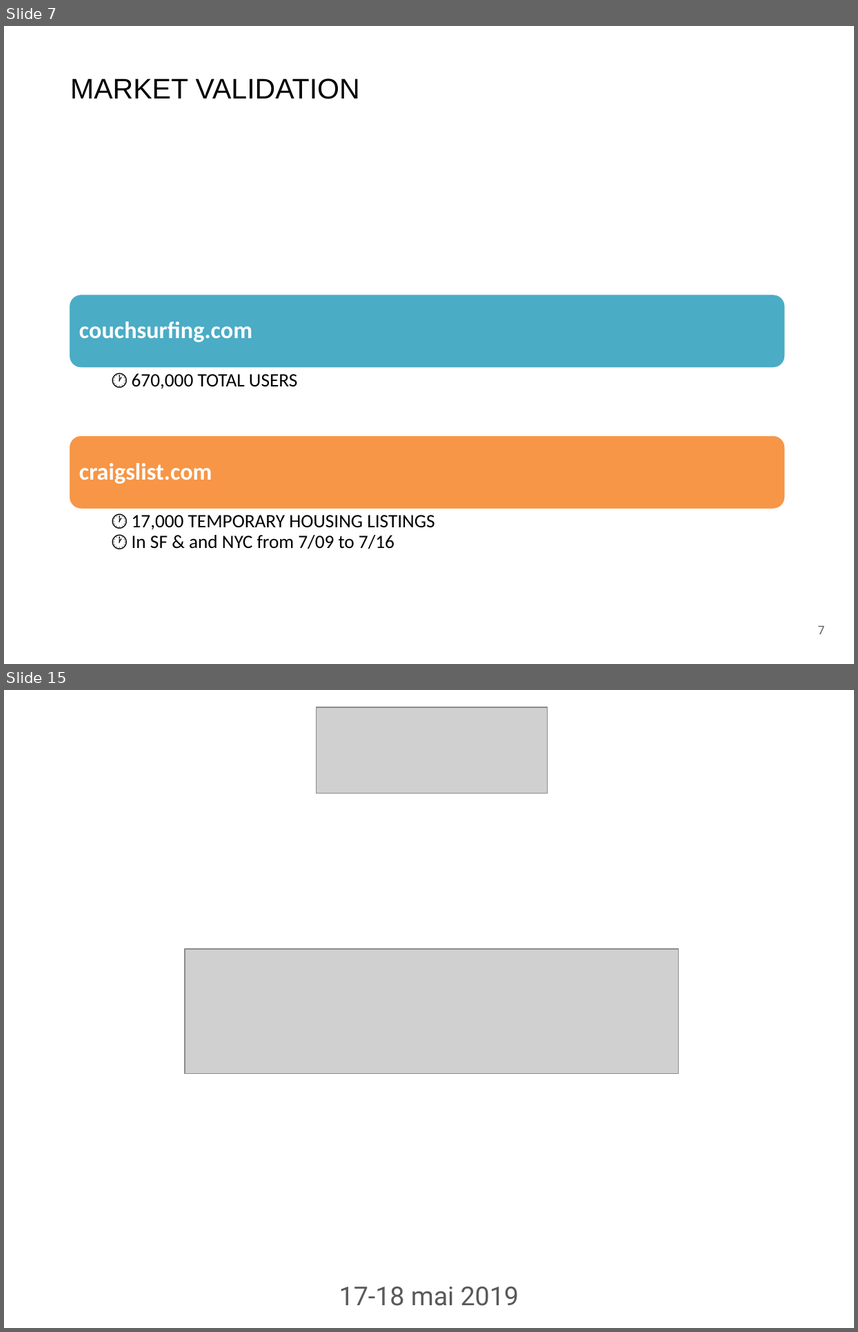
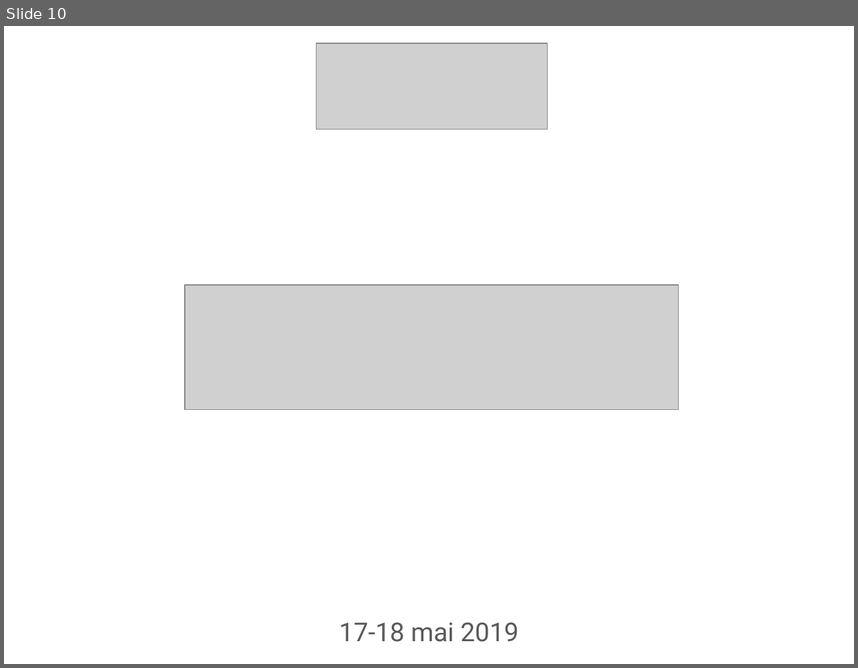
Before and after one commit to giodemaio/hackathonGM, a slide deck: GM IT Hackathon PITCH Doc Time.pptx. Shown one above the other, each under a label of ours: slides 7 and 15 before the commit, slide 10 after it; the slides between them are not shown. The pictures are 858x1332 and 858x668 pixels, drawn with LibreOffice and Linux fonts; fonts in the diff are those of the drawing; grey boxes stand for pictures; background and template pictures are left out. Boxes give left, top, right and bottom in pixels: in the first picture for what was removed or moved away, otherwise in the second. Text is boxed around its words. In the diff, an @@ line names an element or a change of style, - is before the commit and + after.

```diff
--- a/GM IT Hackathon PITCH Doc Time.pptx
+++ b/GM IT Hackathon PITCH Doc Time.pptx
@@ slide 7 removed at (x1=4, y1=26, x2=854, y2=664), background picture (left out) @@
@@ text removed at (x1=70, y1=78, x2=360, y2=99) @@
-MARKET VALIDATION
@@ rounded rectangle removed at (x1=69, y1=294, x2=786, y2=368) @@
-couchsurfing.com
@@ text removed at (x1=132, y1=373, x2=297, y2=389) @@
-  🕐 670,000 TOTAL USERS
@@ rounded rectangle removed at (x1=69, y1=435, x2=786, y2=510) @@
-craigslist.com
@@ text removed at (x1=132, y1=515, x2=435, y2=548) @@
-  🕐 17,000 TEMPORARY HOUSING LISTINGS
-  🕐 In SF & and NYC from 7/09 to 7/16
@@ page number removed at (x1=818, y1=626, x2=825, y2=634) @@
-7
@@ what was slide 15 is now slide 10 @@
```
Also in this commit, not shown: 8 slides added, 13 other slides removed.
